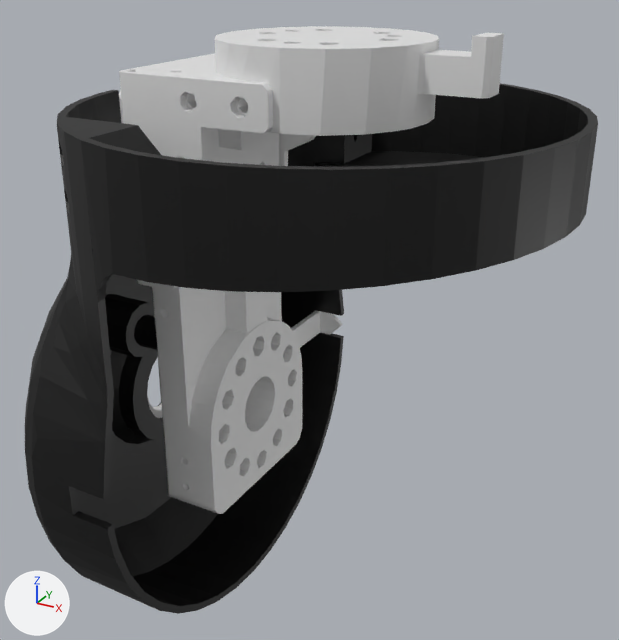
An edit to the COLLADA model meshes/arm/v10/visual/link2.dae, drawn before and after from the same camera.
Camera for both pictures: a camera (50 mm lens) standing at (0.1136, -0.178, 0.118) and looking at (0.015, 0.0012, 0.0284). Every picture has the same lights, and +X, +Y and +Z are marked at lower left. The older version comes first.

Objects in the first picture: 'link2'.
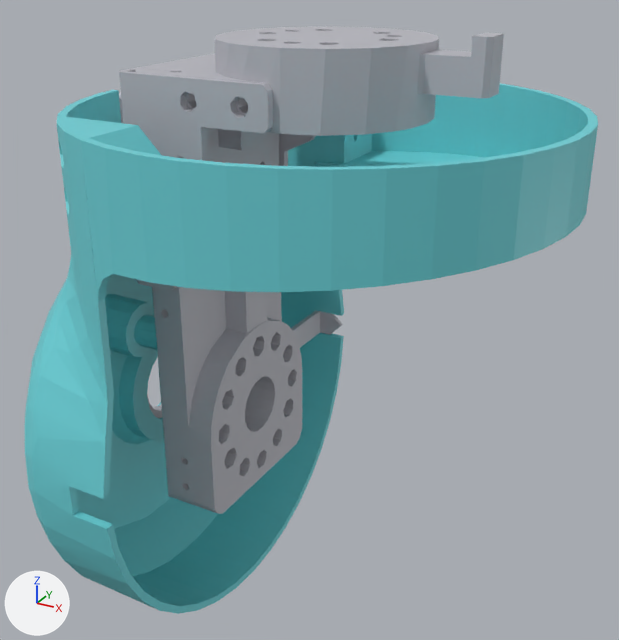
Location of each change, [x1, y1, x2, y2] in pixels of the pictures (619 x 640 px):
'link2', recoloured
    both: [25, 26, 598, 614]

What the commit changed:
Material '材质.004' (mat_材质_004) changes colour from white #e7e7e7 to light grey #bcbcc4; in linear values from (0.8, 0.8, 0.8) to (0.5, 0.5, 0.55).
Material '材质.005' (mat_材质_005) changes colour from black #000000 to cyan #6cd3da; in linear values from (0.0, 0.0, 0.0) to (0.15, 0.65, 0.7).
